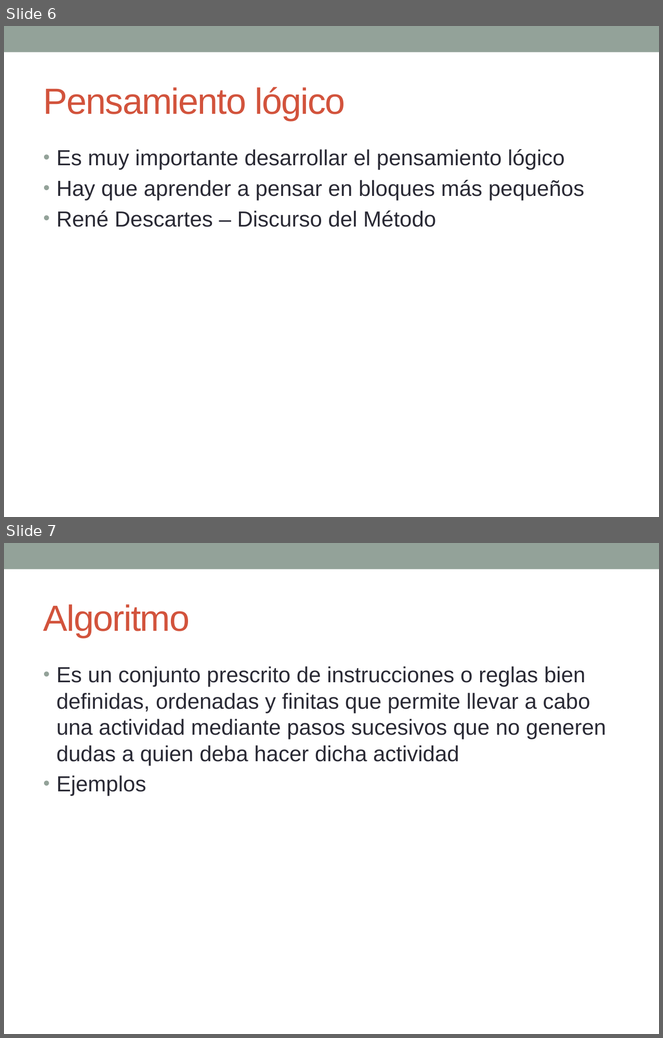
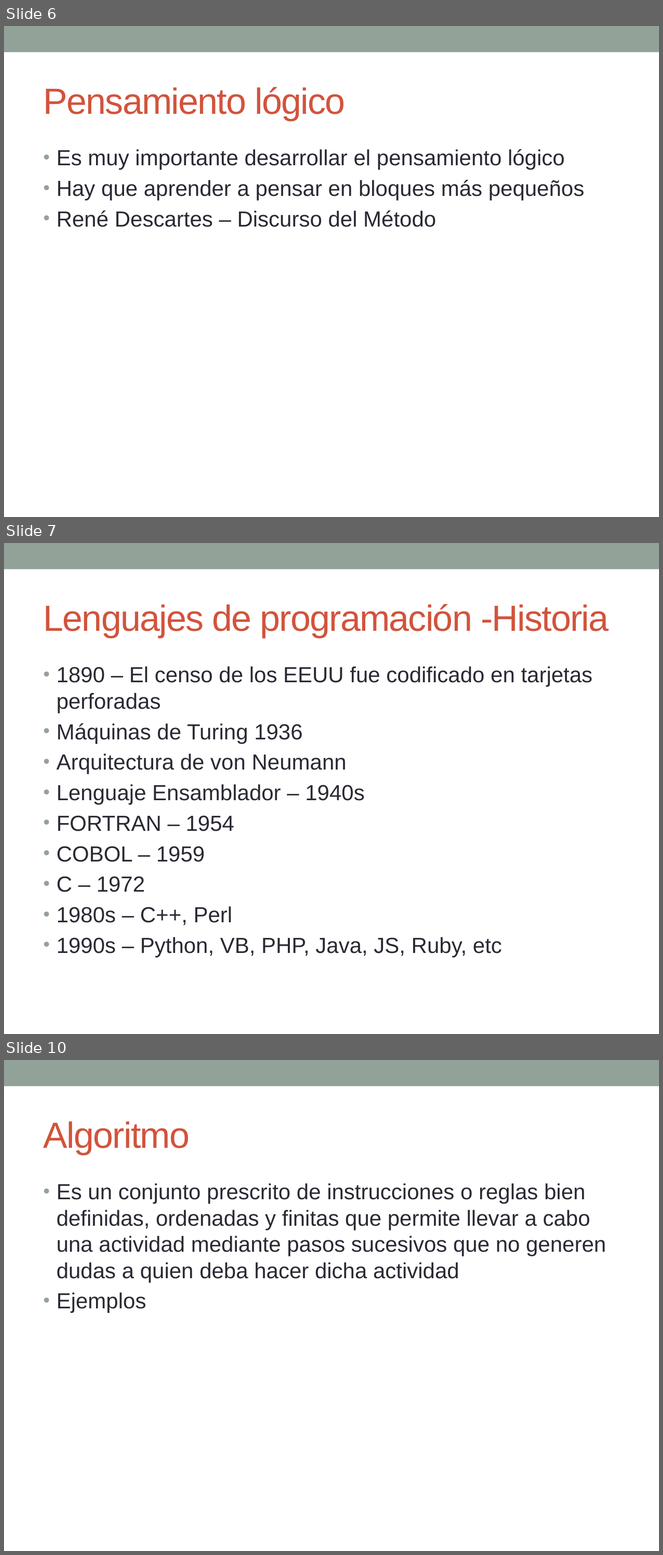
Before and after one commit to esolorzanob/UPI_Introduccion, a slide deck: Semana 1.pptx. Shown one above the other, each under a label of ours: slides 6 and 7 before the commit, slides 6, 7 and 10 after it; the slides between them are not shown. The pictures are 663x1038 and 663x1555 pixels, drawn with LibreOffice and Linux fonts; fonts in the diff are those of the drawing. Boxes give left, top, right and bottom in pixels: in the first picture for what was removed or moved away, otherwise in the second. Text is boxed around its words. In the diff, an @@ line names an element or a change of style, - is before the commit and + after.

```diff
--- a/Semana 1.pptx
+++ b/Semana 1.pptx
@@ slide 7 added at box(4, 543, 659, 1034), background #FFFFFF; not listed: 1 template element that a slide beside it also shows @@
@@ title added at box(44, 604, 609, 638), 40 pt, text #D2533C @@
+Lenguajes de programación -Historia
@@ text added at box(57, 666, 593, 957), 24 pt, text #292934 @@
+• 1890 – El censo de los EEUU fue codificado en tarjetas perforadas
+• Máquinas de Turing 1936
+• Arquitectura de von Neumann
+• Lenguaje Ensamblador – 1940s
+• FORTRAN – 1954
+• COBOL – 1959
+• C – 1972
+• 1980s – C++, Perl
+• 1990s – Python, VB, PHP, Java, JS, Ruby, etc
@@ what was slide 7 is now slide 10 @@
```
Also in this commit, not shown: 1 slide changed, 2 other slides added, 1 other file.
